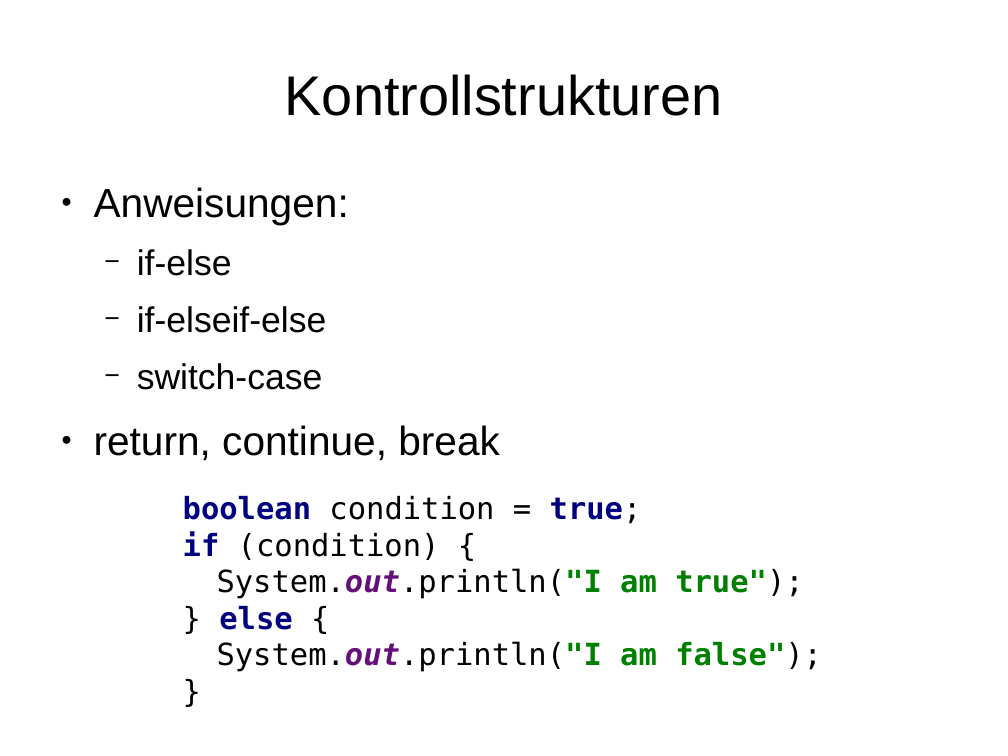
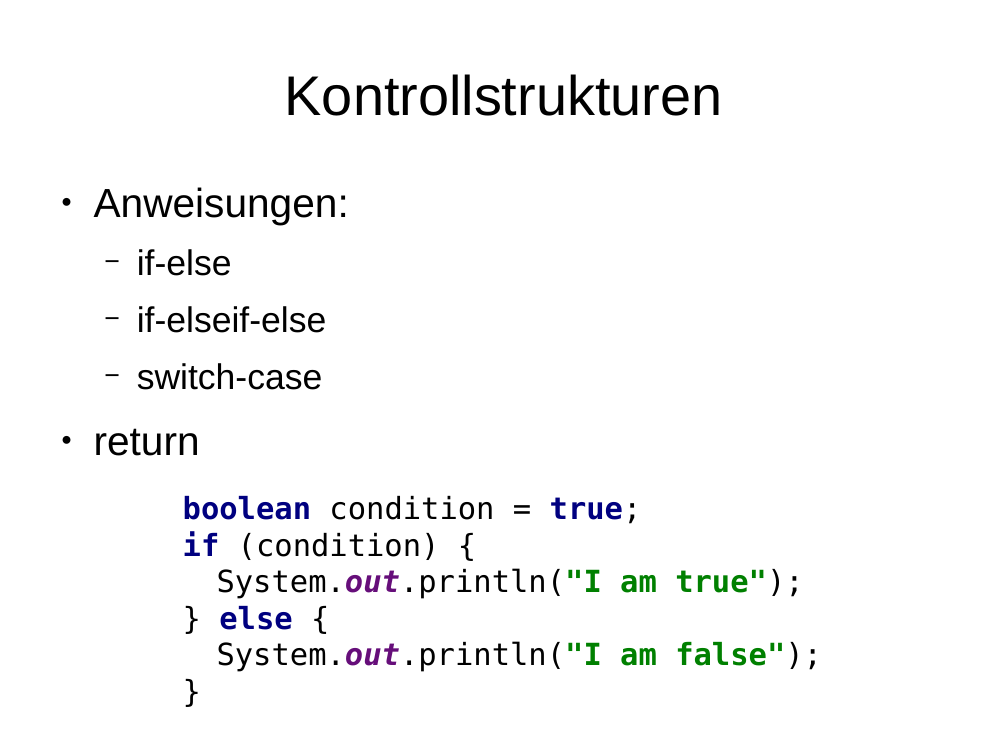
Before and after one commit to mn-io/hello-java, a slide deck: slide 12 of Vorlesung.odp. Drawn at 1008x756 pixels with LibreOffice and Linux fonts; fonts in the diff are those of the drawing. Boxes give left, top, right and bottom in pixels: in the first picture for what was removed or moved away, otherwise in the second. Text is boxed around its words. In the diff, an @@ line names an element or a change of style, - is before the commit and + after.

```diff
--- a/Vorlesung.odp
+++ b/Vorlesung.odp
@@ text at <box>94,428,200,456</box>: text changed @@
-● return, continue, break
+● return
```
Also in this commit, not shown: 7 other slides changed, 7 slides added, 3 slides removed, 1 other file.
